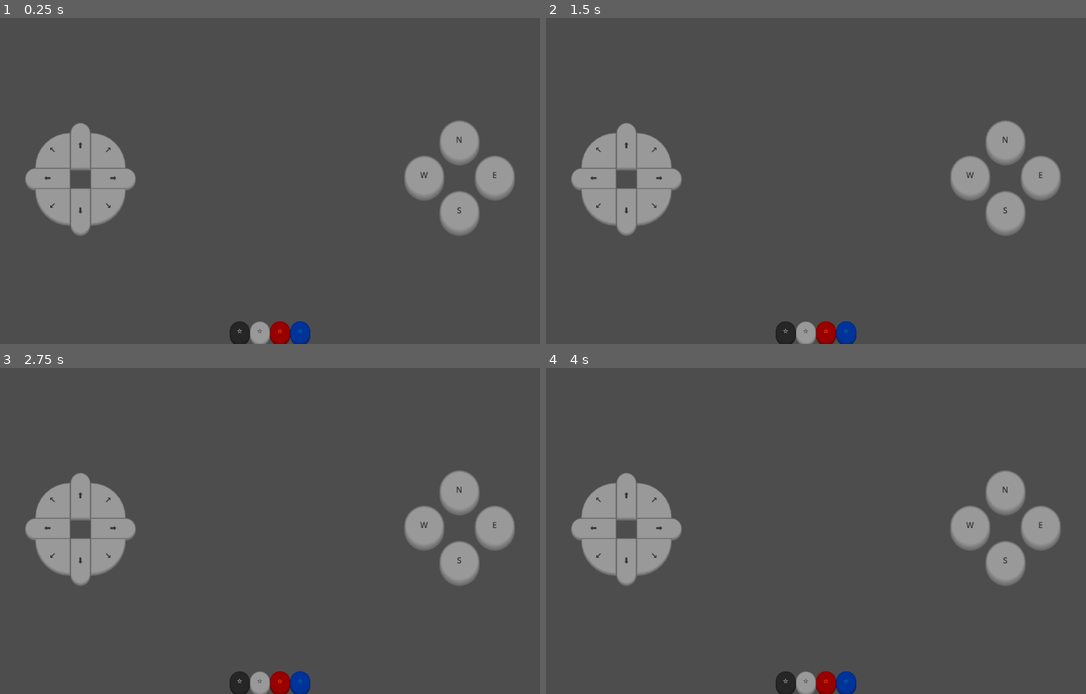
Above: before the commit, frames 1-4 (two rows, left to right).
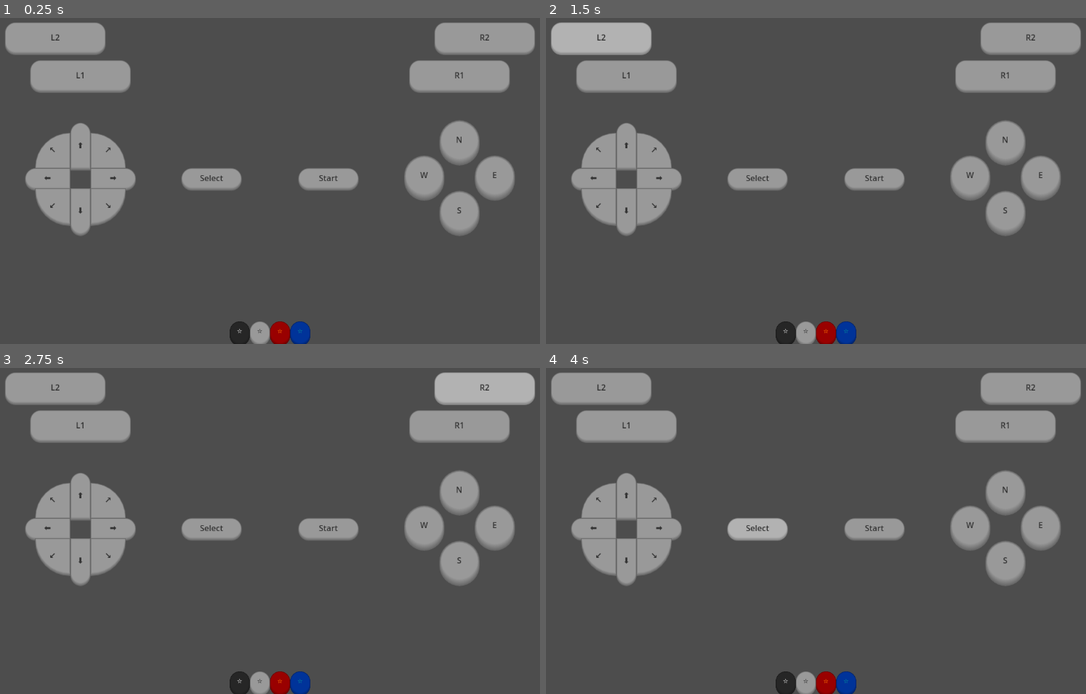
Above: after the commit, the same moments.

Repository: HawaTechnologies/virtualpad-client
Game: Godot game, scene res://main.tscn
Same seed, same stepped clock (60 frames per second), same inputs: the game is played once before the commit and once after it.
Inputs (mouse positions are in pixels of both pictures, inside the frame that each line leads up to):
- Up to frame 1 (0.25 s): no input
- Up to frame 2 (1.5 s): click (627, 76) at 0.5 s, where only the run after the commit has a clickable "L1"; click (600, 40) at 1.25 s, where only the run after the commit has a clickable "L2"
- Up to frame 3 (2.75 s): click (486, 390) at 2 s, where only the run after the commit has a clickable "R2"
- Up to frame 4 (4 s): click (1005, 426) at 2.75 s, where only the run after the commit has a clickable "R1"; click (756, 531) at 3.5 s, where only the run after the commit has a clickable "Select"

The runs differ from the first frame. In frame 1, 8.5% of the frame differs, in the area x 0-100%, y 1-53%; in frame 2, 8.5%; in frame 3, 8.5%; in frame 4, 8.6%.

Commit message:
Adding more buttons (all of the basic ones, although not working) to the pad layout

Diff:
--- a/main.tscn
+++ b/main.tscn
@@ -272,6 +272,64 @@
 offset_bottom = 150.0
 grow_horizontal = 2
 
+[node name="L1" type="Button" parent="Buttons/Shoulders"]
+layout_mode = 1
+anchors_preset = -1
+offset_left = 100.0
+offset_top = 90.0
+offset_right = 300.0
+offset_bottom = 150.0
+text = "L1
+"
+script = ExtResource("10_ayox1")
+metadata/color = "white"
+metadata/shape = "small-corner-radius"
+
+[node name="L2" type="Button" parent="Buttons/Shoulders"]
+layout_mode = 1
+anchors_preset = -1
+offset_left = 50.0
+offset_top = 15.0
+offset_right = 250.0
+offset_bottom = 75.0
+text = "L2
+"
+script = ExtResource("10_ayox1")
+metadata/color = "white"
+metadata/shape = "small-corner-radius"
+
+[node name="R2" type="Button" parent="Buttons/Shoulders"]
+layout_mode = 1
+anchors_preset = -1
+anchor_left = 1.0
+anchor_right = 1.0
+offset_left = -250.0
+offset_top = 15.0
+offset_right = -50.0
+offset_bottom = 75.0
+grow_horizontal = 0
+text = "R2
+"
+script = ExtResource("10_ayox1")
+metadata/color = "white"
+metadata/shape = "small-corner-radius"
+
+[node name="R1" type="Button" parent="Buttons/Shoulders"]
+layout_mode = 1
+anchors_preset = -1
+anchor_left = 1.0
+anchor_right = 1.0
+offset_left = -300.0
+offset_top = 90.0
+offset_right = -100.0
+offset_bottom = 150.0
+grow_horizontal = 0
+text = "R1
+"
+script = ExtResource("10_ayox1")
+metadata/color = "white"
+metadata/shape = "small-corner-radius"
+
 [node name="Analogs" type="Control" parent="Buttons"]
 layout_mode = 1
 anchors_preset = 7
@@ -295,6 +353,38 @@
 offset_top = 250.0
 offset_right = -400.0
 offset_bottom = -250.0
+
+[node name="Select" type="Button" parent="Buttons/Main"]
+layout_mode = 1
+anchors_preset = -1
+anchor_top = 0.5
+anchor_bottom = 0.5
+offset_top = -20.0
+offset_right = 120.0
+offset_bottom = 20.0
+grow_vertical = 2
+text = "Select
+"
+script = ExtResource("10_ayox1")
+metadata/color = "white"
+metadata/shape = "small-corner-radius"
+
+[node name="Start" type="Button" parent="Buttons/Main"]
+layout_mode = 1
+anchors_preset = -1
+anchor_left = 1.0
+anchor_top = 0.5
+anchor_right = 1.0
+anchor_bottom = 0.5
+offset_left = -120.0
+offset_top = -20.0
+offset_bottom = 20.0
+grow_horizontal = 0
+grow_vertical = 2
+text = "Start"
+script = ExtResource("10_ayox1")
+metadata/color = "white"
+metadata/shape = "small-corner-radius"
 
 [node name="Themes" type="Control" parent="."]
 layout_mode = 1
